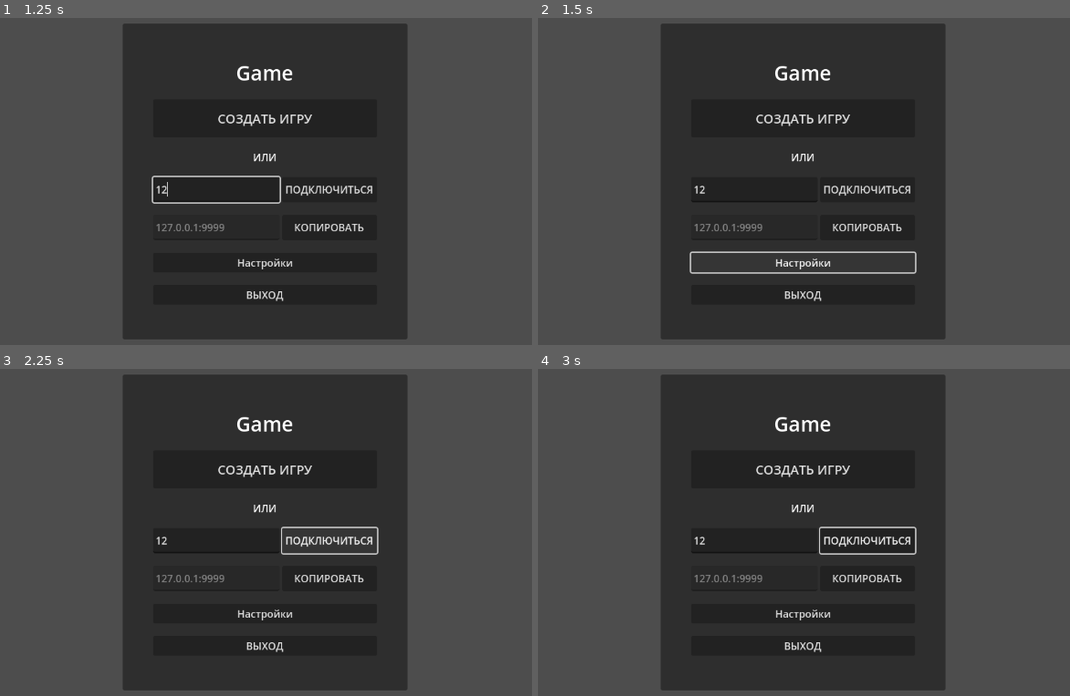
Above: before the commit, frames 1-4 (two rows, left to right).
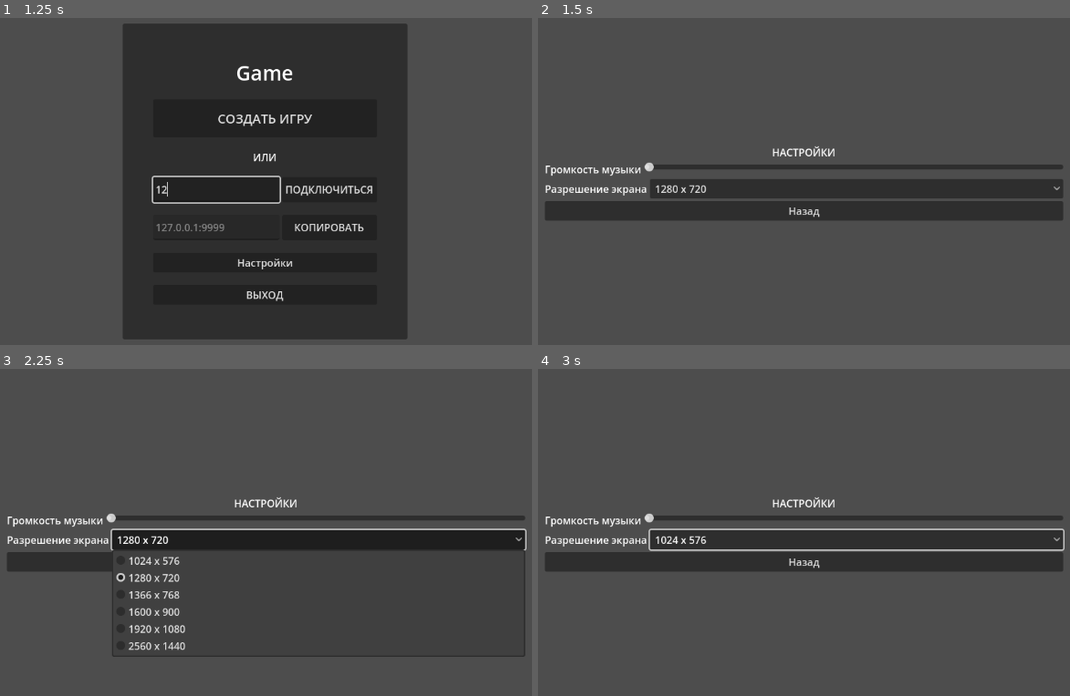
Above: after the commit, the same moments.

Repository: lenk6663/LastDep
Game: Godot game, scene res://Scenes/Main/menu/menu.tscn
Same seed, same stepped clock (60 frames per second), same inputs: the game is played once before the commit and once after it.
Inputs (mouse positions are in pixels of both pictures, inside the frame that each line leads up to):
- Up to frame 1 (1.25 s): click (218, 191) at 0.52 s; type "12" at 0.6 s
- Up to frame 2 (1.5 s): click "Настройки" at 1.25 s
- Up to frame 3 (2.25 s): click (319, 539) at 2 s, where only the run after the commit has a clickable "1280 x 720"
- Up to frame 4 (3 s): click (804, 561) at 2.75 s, where only the run after the commit has a clickable "Назад"

Frame 1 is identical in both runs. In frame 2, 47% of the frame differs, in the area x 1-99%, y 1-99%; in frame 3, 42%; in frame 4, 50%.

Commit message:
Добавлены настройки

Diff:
--- a/lastdep/Scenes/Main/background_music.gd
+++ b/lastdep/Scenes/Main/background_music.gd
@@ -28,15 +28,43 @@
 var current_game_track: GameMusic = GameMusic.GAME_0
 var is_in_game: bool = false
 
+# background_music.gd - обновите _ready() функцию
 func _ready():
-	# Настройки
-	volume_db = -5
+	# НЕ устанавливаем громкость здесь
 	autoplay = true
 	process_mode = Node.PROCESS_MODE_ALWAYS
 	bus = "Music"
 
+	# Загружаем сохраненную громкость из настроек
+	_load_volume_from_settings()
+
 	# Всегда начинаем с музыки меню
 	play_menu_music("menu")
+
+func _load_volume_from_settings():
+	var config = ConfigFile.new()
+	if config.load("user://settings.cfg") == OK:
+		# Загружаем сохраненную громкость
+		var music_volume = config.get_value("audio", "music_volume", 0.3)  # 0.3 по умолчанию
+		print("Загружена громкость из настроек:", music_volume)
+
+		# Применяем громкость через AudioBus
+		_apply_volume_to_bus(music_volume)
+	else:
+		# Настройки по умолчанию если файла нет
+		print("Использую громкость по умолчанию: 0.3")
+		_apply_volume_to_bus(0.3)
+
+func _apply_volume_to_bus(volume: float):
+	var bus_idx = AudioServer.get_bus_index("Music")
+	if bus_idx != -1:
+		var db_value = linear_to_db(volume)
+		AudioServer.set_bus_volume_db(bus_idx, db_value)
+		print("Установлена громкость шины Music:", db_value, "dB (", volume, ")")
+	else:
+		# Если шины нет, устанавливаем напрямую
+		volume_db = linear_to_db(volume)
+		print("Шина Music не найдена, установлена прямая громкость:", volume_db, "dB")
 
 # ================== МЕНЮ МУЗЫКА ==================
 
--- a/lastdep/Scenes/Main/menu/menu.gd
+++ b/lastdep/Scenes/Main/menu/menu.gd
@@ -8,9 +8,11 @@
 @onready var my_ip_input: LineEdit = $Panel/VBoxContainer/MyIPContainer/MyIPInput
 @onready var copy_my_ip_button: Button = $Panel/VBoxContainer/MyIPContainer/CopyMyIPButton
 @onready var exit_button: Button = $Panel/VBoxContainer/ExitButton
+@onready var settings_button: Button = $Panel/VBoxContainer/SettingsButton
 @onready var background_music = get_node("/root/BackgroundMusic") if get_tree().root.has_node("/root/BackgroundMusic") else null
 
-# Добавляем загрузку сцены лобби
+# Добавляем загрузку сцен
+const SETTINGS_SCENE = preload("res://Scenes/Main/settings/settings.tscn")
 const LOBBY_SCENE = preload("res://Scenes/Main/lobby/lobby.tscn")
 
 func _ready():
@@ -32,6 +34,7 @@
 	connect_button.pressed.connect(_on_connect_pressed)
 	copy_my_ip_button.pressed.connect(_on_copy_my_ip_pressed)
 	exit_button.pressed.connect(_on_exit_pressed)
+	settings_button.pressed.connect(_on_settings_pressed)
 
 func _setup_ip_fields():
 	# Заполняем поле "Подключиться к IP"
@@ -44,6 +47,17 @@
 	if my_ip:
 		my_ip_input.text = my_ip
 		my_ip_input.placeholder_text = my_ip
+
+func _on_settings_pressed():
+	print("Открытие настроек...")
+	if SETTINGS_SCENE:
+		var settings_instance = SETTINGS_SCENE.instantiate()
+		get_tree().root.add_child(settings_instance)
+		# Скрываем меню
+		hide()
+		print("Окно настроек открыто")
+	else:
+		print("ОШИБКА: Не могу загрузить сцену настроек!")
 
 func _get_my_ip_for_connection() -> String:
 	for ip in IP.get_local_addresses():
--- /dev/null
+++ b/lastdep/Scenes/Main/settings/settings.gd
@@ -0,0 +1,154 @@
+# settings.gd
+extends Control
+
+# Привязка узлов из вашей сцены
+@onready var music_slider: HSlider = $VBoxContainer/HBoxContainer/MusicSlider
+@onready var resolution_option: OptionButton = $VBoxContainer/HBoxContainer2/ResolutionOption
+@onready var back_button: Button = $VBoxContainer/BackButton
+
+# Предопределенные разрешения
+var resolutions = [
+	Vector2i(1024, 576),   # 16:9
+	Vector2i(1280, 720),   # HD
+	Vector2i(1366, 768),   # HD+
+	Vector2i(1600, 900),   # HD+
+	Vector2i(1920, 1080),  # Full HD
+	Vector2i(2560, 1440)   # 2K
+]
+
+func _ready():
+	print("Настройки загружены")
+
+	# Инициализация элементов
+	_init_resolution_options()
+	_load_settings()
+
+	# Подключение сигналов
+	music_slider.value_changed.connect(_on_music_slider_changed)
+	resolution_option.item_selected.connect(_on_resolution_selected)
+	back_button.pressed.connect(_on_back_pressed)
+
+	print("Слайдер музыки:", music_slider)
+	print("Кнопка разрешения:", resolution_option)
+	print("Кнопка назад:", back_button)
+
+func _init_resolution_options():
+	resolution_option.clear()
+	for i in range(resolutions.size()):
+		var res = resolutions[i]
+		resolution_option.add_item("%d x %d" % [res.x, res.y], i)
+	print("Опции разрешения инициализированы")
+
+func _load_settings():
+	# Загружаем сохраненные настройки
+	var config = ConfigFile.new()
+
+	if config.load("user://settings.cfg") == OK:
+		print("Настройки загружены из файла")
+
+		# Громкость музыки (0.0-1.0)
+		var music_volume = config.get_value("audio", "music_volume", 0.8)
+		music_slider.value = music_volume
+		print("Громкость музыки:", music_volume)
+
+		# Разрешение экрана
+		var resolution_index = config.get_value("video", "resolution", 1)  # По умолчанию 1280x720
+		resolution_index = clamp(resolution_index, 0, resolutions.size() - 1)
+		resolution_option.selected = resolution_index
+		print("Разрешение:", resolution_index)
+
+		# Применяем загруженные настройки
+		_apply_settings()
+	else:
+		print("Создаем настройки по умолчанию")
+		# Настройки по умолчанию
+		music_slider.value = 0.01
+		resolution_option.selected = 1  # 1280x720
+
+		# Сохраняем настройки по умолчанию
+		_save_settings()
+		_apply_settings()
+
+func _apply_settings():
+	# Применяем громкость музыки через AudioBus
+	_apply_music_volume(music_slider.value)
+
+	# Применяем разрешение экрана
+	var res_index = resolution_option.selected
+	if res_index >= 0 and res_index < resolutions.size():
+		_apply_resolution(resolutions[res_index])
+
+	print("Настройки применены")
+
+func _apply_music_volume(value: float):
+	# Конвертируем из 0.0-1.0 в децибелы (-80 до 0)
+	var db_value = linear_to_db(value)
+	print("Устанавливаем громкость музыки:", value, "->", db_value, "dB")
+
+	# 1. Пробуем через шину Music
+	var music_bus_idx = AudioServer.get_bus_index("Music")
+	if music_bus_idx != -1:
+		AudioServer.set_bus_volume_db(music_bus_idx, db_value)
+		print("Громкость установлена через шину Music")
+	else:
+		print("ВНИМАНИЕ: Шина Music не найдена!")
+		print("Доступные шины:", AudioServer.bus_count, "штук")
+
+		# 2. Если шины нет, меняем напрямую у BackgroundMusic
+		if get_tree().root.has_node("/root/BackgroundMusic"):
+			var music_player = get_node("/root/BackgroundMusic")
+			music_player.volume_db = db_value
+			print("Громкость установлена напрямую у BackgroundMusic")
+
+func _apply_resolution(resolution: Vector2i):
+	print("Устанавливаем разрешение:", resolution)
+
+	# Проверяем текущий режим
+	var current_mode = DisplayServer.window_get_mode()
+
+	if current_mode != DisplayServer.WINDOW_MODE_FULLSCREEN:
+		# Меняем размер окна
+		DisplayServer.window_set_size(resolution)
+
+		# Центрируем окно
+		var screen_size = DisplayServer.screen_get_size()
+		var window_pos = (screen_size - resolution) / 2
+		DisplayServer.window_set_position(window_pos)
+
+		print("Окно изменено на размер:", resolution, "позиция:", window_pos)
+
+func _save_settings():
+	var config = ConfigFile.new()
+
+	# Сохраняем настройки
+	config.set_value("audio", "music_volume", music_slider.value)
+	config.set_value("video", "resolution", resolution_option.selected)
+
+	# Сохраняем файл
+	var result = config.save("user://settings.cfg")
+	if result == OK:
+		print("Настройки сохранены в user://settings.cfg")
+	else:
+		print("ОШИБКА сохранения настроек:", result)
+
+# ================== СИГНАЛЫ ==================
+
+func _on_music_slider_changed(value: float):
+	print("Слайдер музыки изменен:", value)
+	_apply_music_volume(value)
+	_save_settings()
+
+func _on_resolution_selected(index: int):
+	print("Выбрано разрешение:", index, "->", resolutions[index])
+	if index >= 0 and index < resolutions.size():
+		_apply_resolution(resolutions[index])
+		_save_settings()
+
+func _on_back_pressed():
+	print("Закрытие настроек")
+	var menu = get_tree().root.get_node("Menu")  # Предполагая что меню называется "Menu"
+	if menu and menu.has_method("show_menu"):
+		menu.show_menu()
+		print("Меню показано")
+
+	queue_free()
--- /dev/null
+++ b/lastdep/Scenes/Main/settings/settings.tscn
@@ -0,0 +1,55 @@
+[gd_scene load_steps=2 format=3 uid="uid://bol8xkr1mhmjg"]
+
+[ext_resource type="Script" path="res://Scenes/Main/settings/settings.gd" id="1_ux2c3"]
+
+[node name="Settings" type="Control"]
+layout_mode = 3
+anchors_preset = 0
+script = ExtResource("1_ux2c3")
+
+[node name="TextureRect" type="TextureRect" parent="."]
+layout_mode = 0
+offset_right = 1152.0
+offset_bottom = 648.0
+
+[node name="VBoxContainer" type="VBoxContainer" parent="."]
+layout_mode = 0
+offset_left = 168.0
+offset_top = 192.0
+offset_right = 987.0
+offset_bottom = 461.0
+size_flags_horizontal = 3
+alignment = 1
+
+[node name="Label" type="Label" parent="VBoxContainer"]
+layout_mode = 2
+text = "НАСТРОЙКИ"
+horizontal_alignment = 1
+
+[node name="HBoxContainer" type="HBoxContainer" parent="VBoxContainer"]
+layout_mode = 2
+
+[node name="Label" type="Label" parent="VBoxContainer/HBoxContainer"]
+layout_mode = 2
+text = "Громкость музыки"
+
+[node name="MusicSlider" type="HSlider" parent="VBoxContainer/HBoxContainer"]
+layout_mode = 2
+size_flags_horizontal = 3
+max_value = 7.0
+step = 0.05
+
+[node name="HBoxContainer2" type="HBoxContainer" parent="VBoxContainer"]
+layout_mode = 2
+
+[node name="Label" type="Label" parent="VBoxContainer/HBoxContainer2"]
+layout_mode = 2
+text = "Разрешение экрана"
+
+[node name="ResolutionOption" type="OptionButton" parent="VBoxContainer/HBoxContainer2"]
+layout_mode = 2
+size_flags_horizontal = 3
+
+[node name="BackButton" type="Button" parent="VBoxContainer"]
+layout_mode = 2
+text = "Назад"
